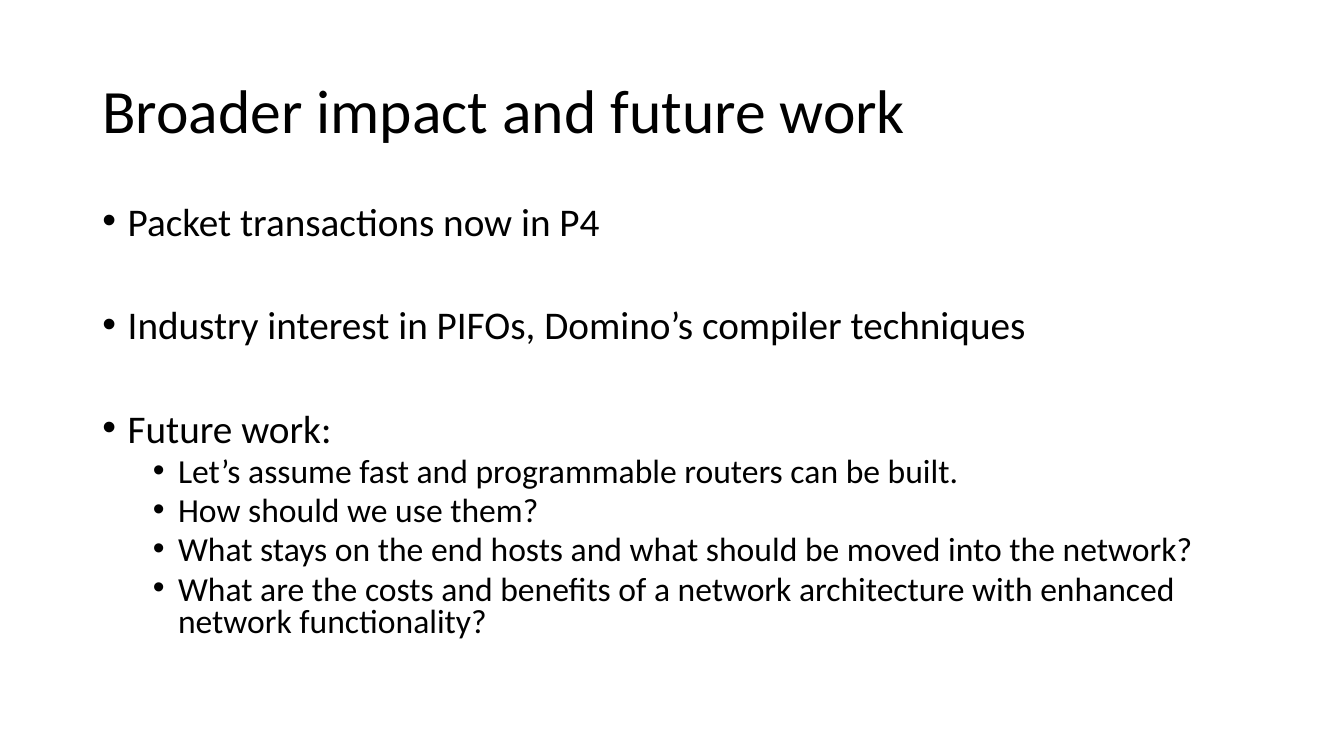
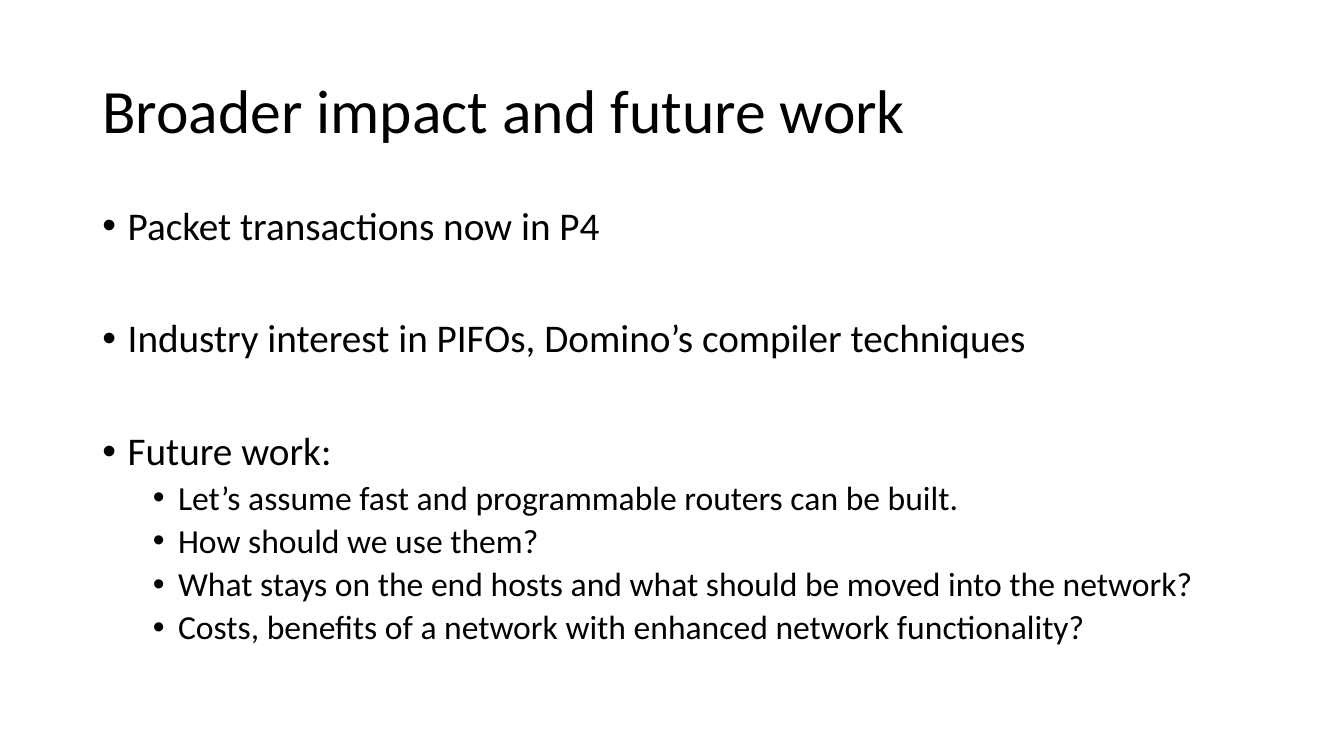
Before and after one commit to anirudhSK/pifo-domino-marple-ppts, a slide deck: slide 53 of uw_talk.pptx (slide 52 before the commit). Drawn at 1344x756 pixels with LibreOffice and Linux fonts; fonts in the diff are those of the drawing. Boxes give left, top, right and bottom in pixels: in the first picture for what was removed or moved away, otherwise in the second. Text is boxed around its words. In the diff, an @@ line names an element or a change of style, - is before the commit and + after.

```diff
--- a/uw_talk.pptx
+++ b/uw_talk.pptx
@@ text at box(128, 212, 1192, 602): line spacing 0.8 to 0.9 @@
@@ text at box(178, 615, 1084, 645): text changed @@
-  • What are the costs and benefits of a network architecture with enhanced network functionality?
+  • Costs, benefits of a network with enhanced network functionality?
```
Also in this commit, not shown: 16 other slides changed, 2 slides added, 1 slide removed.
